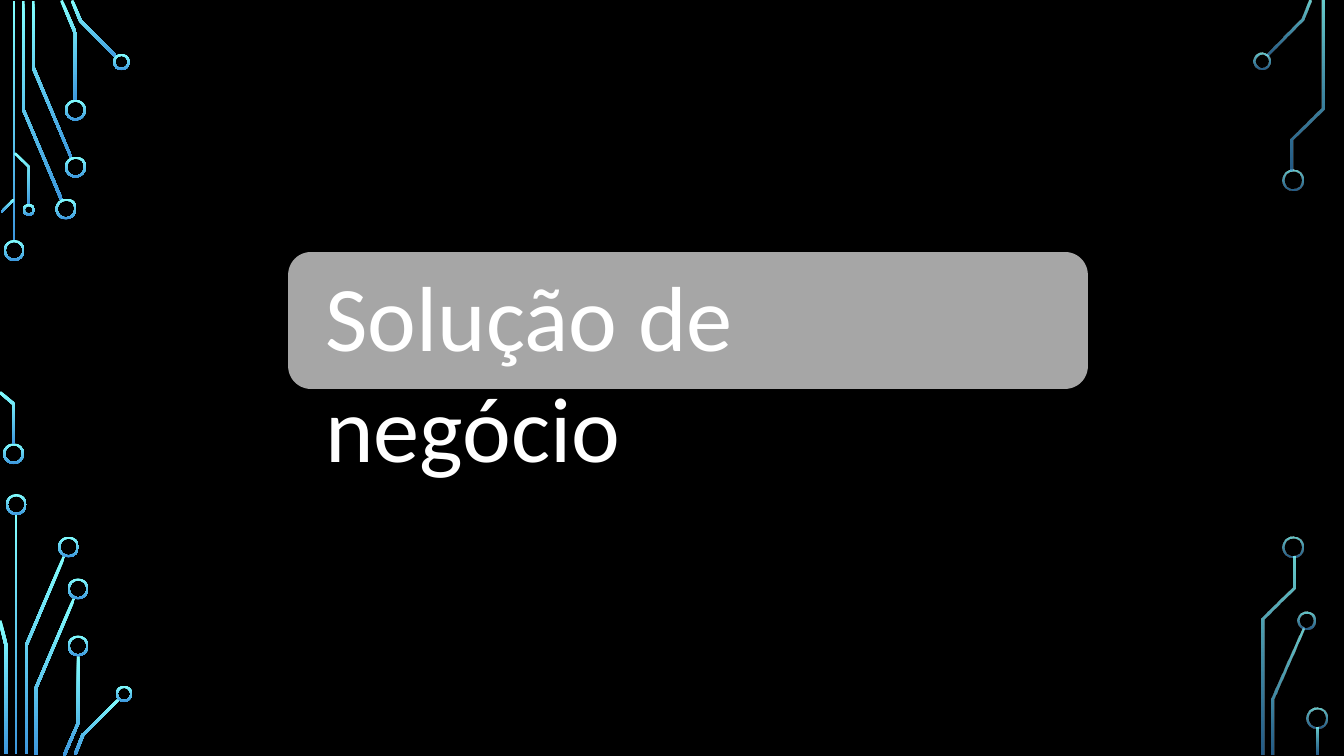
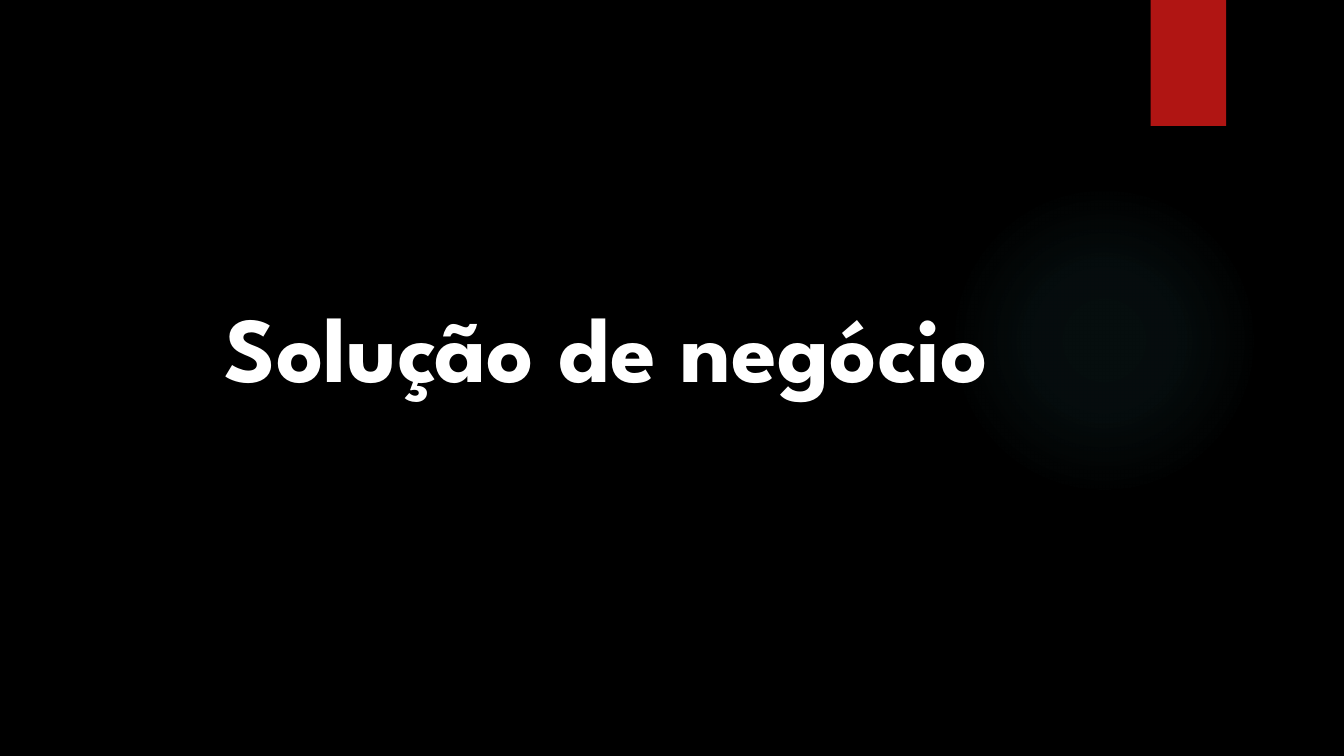
Before and after one commit to vitor-scudeler-lopes23/Estagio, a slide deck: slide 8 of _Projeto-Estagio_/Projeto/documentacao/Documentos/Projeto.pptx (slide 5 before the commit). Drawn at 1344x756 pixels with LibreOffice and Linux fonts; fonts in the diff are those of the drawing; background and template pictures are left out. Boxes give left, top, right and bottom in pixels: in the first picture for what was removed or moved away, otherwise in the second. Text is boxed around its words. In the diff, an @@ line names an element or a change of style, - is before the commit and + after.

```diff
--- a/_Projeto-Estagio_/Projeto/documentacao/Documentos/Projeto.pptx
+++ b/_Projeto-Estagio_/Projeto/documentacao/Documentos/Projeto.pptx
@@ rectangle added at [1150, 0, 1226, 126], fill #B01513 @@
@@ ellipse added at [949, 185, 1259, 495], fill gradient #50B9C1 @@
@@ rounded rectangle removed at [288, 252, 1088, 389] @@
@@ text "Solução de negócio": place and size @@
-text "Solução de negócio" at [325, 287, 732, 478]
+text "Solução de negócio" at [225, 318, 988, 403]
@@ text "Solução de negócio" at [225, 318, 988, 403]: font Calibri to League Spartan, bold on @@
@@ group removed at [0, 0, 1328, 756]: 33 freeform shapes, 3 rectangles @@
```
Also in this commit, not shown: 4 other slides changed, 7 slides added, 4 slides removed, 10 other files.
